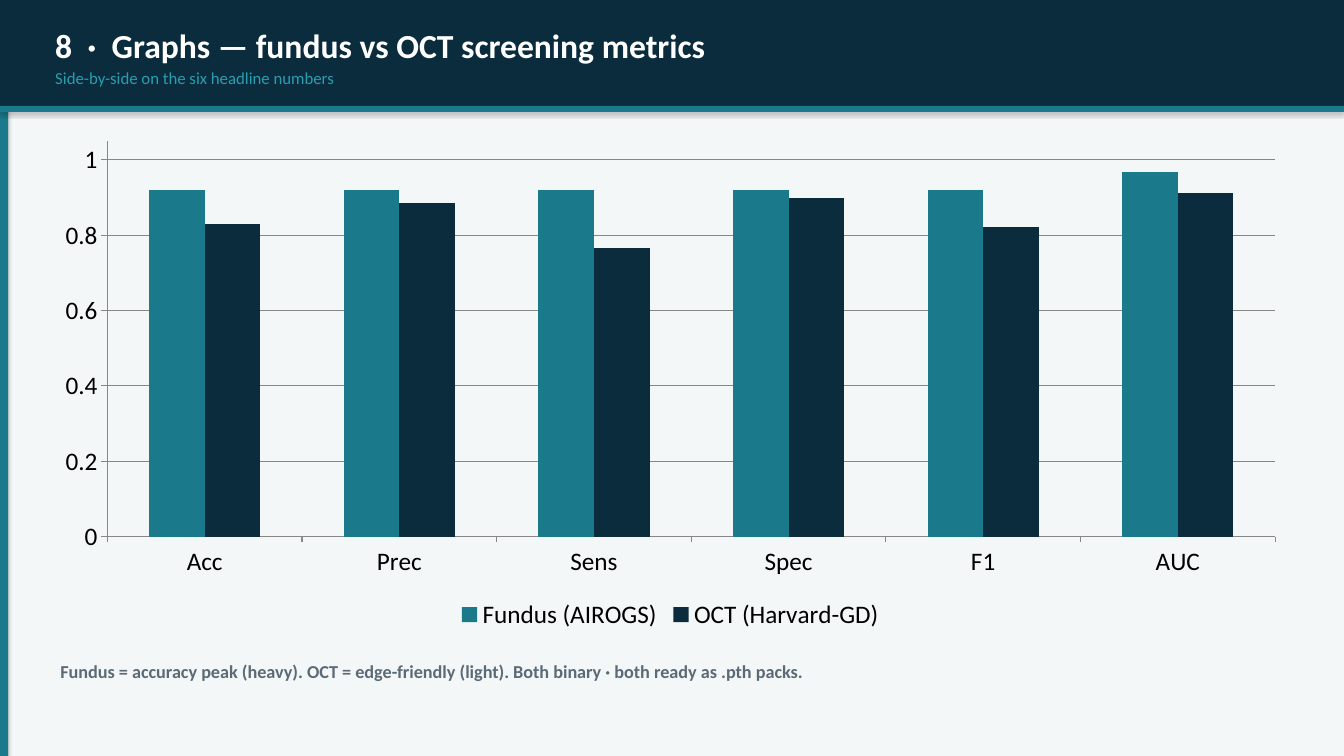
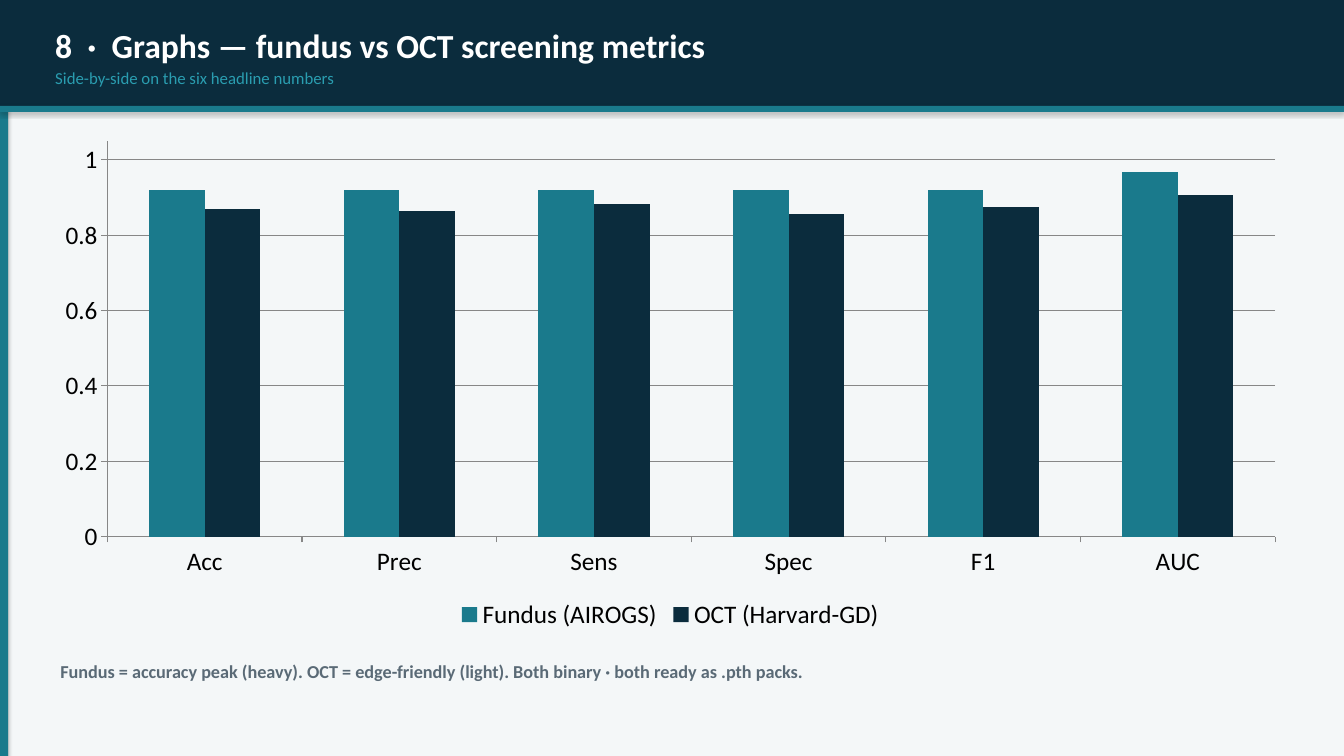
Before and after one commit to ansulx/DRACO, a slide deck: slide 10 of docs/GLAUCO_External_Fundus_Datasets.pptx. Drawn at 1344x756 pixels with LibreOffice and Linux fonts; fonts in the diff are those of the drawing. Boxes give left, top, right and bottom in pixels: in the first picture for what was removed or moved away, otherwise in the second. Text is boxed around its words. In the diff, an @@ line names an element or a change of style, - is before the commit and + after.

```diff
--- a/docs/GLAUCO_External_Fundus_Datasets.pptx
+++ b/docs/GLAUCO_External_Fundus_Datasets.pptx
@@ column chart at <box>40,131,1301,635</box> @@
-OCT (Harvard-GD): 0.83, 0.89, 0.77, 0.9, 0.82, 0.91
+OCT (Harvard-GD): 0.87, 0.86, 0.88, 0.86, 0.87, 0.91
```
Also in this commit, not shown: 3 other slides changed, 12 other files.
